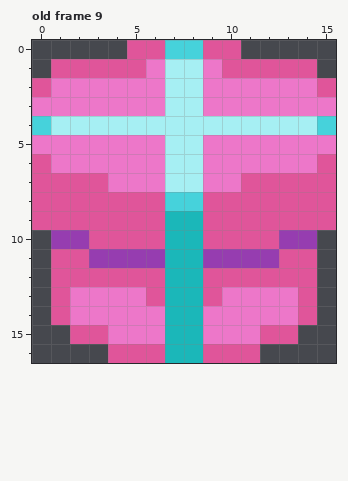
Two states of a pixel-art file, assets/images/presents/medals.aseprite. Above is the file before it was changed.
16x17 pixels, 27 frames. Colours within 5 levels of each other are drawn and written as one. Shown: old frame 9. The commit also changed other frames, which this record leaves out.
The same view after the edit:
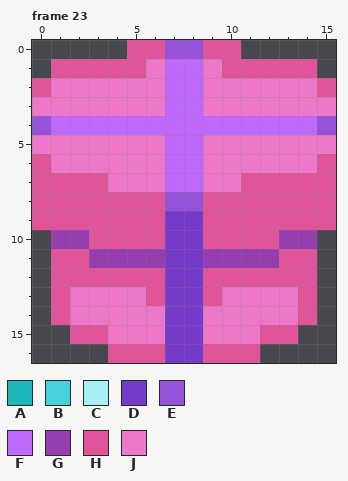
Palette (. is transparent): A #1bb7b9  B #46d2db  C #a6eff3  D #753ac7  E #9652d9  F #bf68fc  G #963db0  H #e0559a  J #ed77c9
A new or re-ordered frame is compared with the old frame closest to it.
From old to new:
frames re-ordered
Frame 23 against old frame 9, layer "medal":
y 0: x 7..8 BB -> EE
y 1..3: x 7..8 CC -> FF
y 4: x 0..15 BCCCCCCCCCCCCCCB -> EFFFFFFFFFFFFFFE
y 5..7: x 7..8 CC -> FF
y 8: x 7..8 BB -> EE
y 9..16: x 7..8 AA -> DD
Changed places in both pictures, as pixel boxes (x1, y1, x2, y2):
changed: (32, 40, 336, 363)
